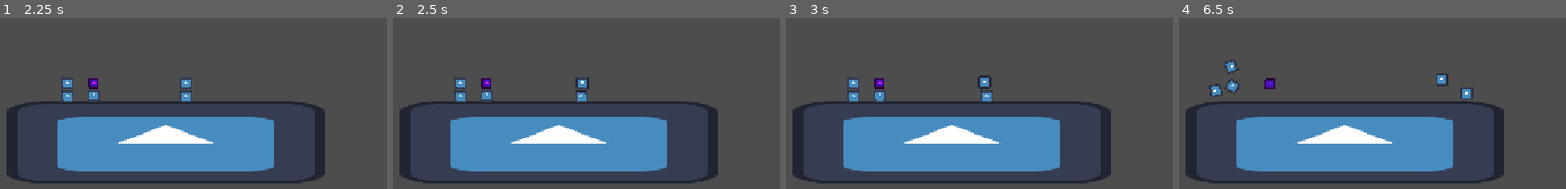
Above: before the commit, frames 1-4 (left to right).
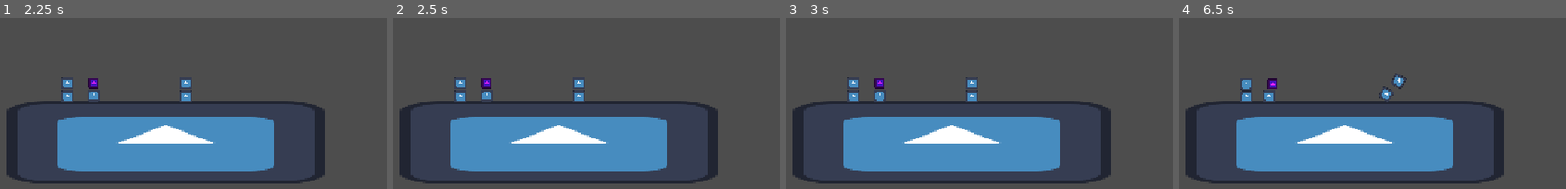
Above: after the commit, the same moments.

Repository: SwizzCheese/UTGameJam2026
Game: Godot game, scene res://zoey_test.tscn
Two runs of this game, one before a commit and one after it. Both use one fixed random seed, a clock stepped at 60 frames per second and the inputs below. This scene is started directly instead of the project's main scene. The engine's default icon, where the game draws it, is replaced by a stand-in: a white triangle on a blue panel in a dark square.
Inputs:
- Up to frame 1 (2.25 s): tap Enter at 0.5, 2 s; hold O (add_heart) 0.53-1.28 s; hold Right (right) 0.53-2.03 s; tap Up (up) at 0.77, 1.52 s; tap Space at 1.25 s; tap C (change_spell) at 1.35 s; hold Left (left) from 2.03 s (still down); hold Q (removehart) from 2.03 s (still down)
- Up to frame 2 (2.5 s): keep holding Left (left); keep holding Q (removehart)
- Up to frame 3 (3 s): keep holding Left (left); tap Space at 2.75 s; release Q (removehart) at 2.78 s; tap X (spell) at 2.85 s
- Up to frame 4 (6.5 s): tap Up (up) at 3.02, 3.77, 4.52, 6.02 s; tap Z (throw_bomb) at 3.6 s; release Left (left) at 4.28 s; hold Right (right) from 4.28 s (still down); tap O (add_heart) at 4.35 s; tap C (change_spell) at 5.1 s; tap Q (removehart) at 5.85 s

Frame 1 is identical in both runs. In frame 2, 0.2% of the frame differs, in the area x 46-51%, y 34-50%; in frame 3, 0.6%; in frame 4, 1.5%, in the area x 7-77%, y 23-50%.

Commit message:
Materials work with bomb
Materials work with bomb, need to fix up radiuses and sync times though

Diff:
--- a/Scenes/explosion_base.tscn
+++ b/Scenes/explosion_base.tscn
@@ -1,13 +1,14 @@
 [gd_scene format=3 uid="uid://bclqrx1knslno"]
 
 [ext_resource type="Script" uid="uid://bka6ibjfvjq06" path="res://Scripts/explosion.gd" id="1_3ky1t"]
+[ext_resource type="PackedScene" uid="uid://ttha2jxbh3it" path="res://Scenes/bomb_particles.tscn" id="2_g6j8h"]
 
 [sub_resource type="CircleShape2D" id="CircleShape2D_a801j"]
 radius = 1.0
 
 [node name="ExplosionBase" type="Node2D" unique_id=61808947 groups=["PushableBodies"]]
 script = ExtResource("1_3ky1t")
-max_radius = 50.0
+max_radius = 200.0
 max_power = 100
 min_power = 20
 max_push = 150.0
@@ -21,3 +22,5 @@
 [node name="Tweens" type="Node2D" parent="." unique_id=128636845]
 
 [node name="Timer" type="Timer" parent="." unique_id=1709725131]
+
+[node name="BombParticles" parent="." unique_id=685245192 instance=ExtResource("2_g6j8h")]
--- a/Scripts/bomb.gd
+++ b/Scripts/bomb.gd
@@ -5,7 +5,9 @@
 @export var direction : int = 1
 @export var time:float = 3
 
+var type:int = 0 #1 for fire, 2 for water, 3 - earth, 4 - air
 var initial_velocity : Vector2 = Vector2(300,-250)
+var base_damage:int = 1
 
 signal thrown
 signal exploded(int, Vector2) #type, global_pos
@@ -36,5 +38,5 @@
 func explode() -> void:
 	#explode
 	#print("bomb exploded")
-	exploded.emit(0, global_position)
+	exploded.emit(1, global_position)
 	queue_free()
--- a/Scripts/entity_root.gd
+++ b/Scripts/entity_root.gd
@@ -14,4 +14,5 @@
 	var explosion_instance = explosion_load.instantiate()
 	explosion_instance.global_position = global_pos
 	effect_root.add_effect(explosion_instance)
+	explosion_instance.receive_bomb_type(type)
 	print("HI, bomb exploded (entity root)")
--- a/Scripts/explosion.gd
+++ b/Scripts/explosion.gd
@@ -1,7 +1,7 @@
 class_name ExplosionBase extends Node2D
 
-@export var time:float  = .5#time it takes for explosion to reach max/min values
-
+@export var time:float  = 1 #time it takes for explosion to reach max/min values
+var type: int
 
 @export var max_radius:float #maximum radius of blast
 var current_radius:float = 0
@@ -18,6 +18,9 @@
 
 @onready var Explosion_Collision: CollisionShape2D = $ExplosionArea/Explosion_Collision
 @onready var timer: Timer = $Timer
+@onready var bomb_particles: GPUParticles2D = $BombParticles
+
+
 
 #TWEENS
 var radius_tween:Tween
@@ -30,6 +33,7 @@
 	current_power = max_power
 	current_push = max_push
 	$ExplosionArea.body_entered.connect(on_entered)
+	$ExplosionArea.area_entered.connect(damage)
 
 	#timer
 	timer.wait_time = time
@@ -64,3 +68,31 @@
 
 func timer_timout() -> void:
 	queue_free()
+
+#receives the bomb type and assigns correct material to BombParticles
+func receive_bomb_type(bomb_type:int) -> void:
+	var path:String = "res://Materials/BombMaterials/"
+	if bomb_type == 1:
+		bomb_particles.process_material = load(path +"FireBombMaterial.tres")
+	elif bomb_type ==2:
+		bomb_particles.process_material = load(path +"WaterBombMaterial.tres")
+	elif bomb_type ==3:
+		bomb_particles.process_material = load(path +"PlantBombMaterial.tres")
+	elif bomb_type ==4:
+		bomb_particles.process_material = load(path +"AirBombMaterial.tres")
+	print(str(bomb_particles.process_material))
+	bomb_particles.emitting = true
+	print("type material correctly loaded (explosion_base)")
+
+func damage(body:Node2D) -> void:
+	if body.has_method("damaged"):
+		var damage_array:Array[int] = [1, 0, 0, 0, 0]
+		if type ==1:
+			damage_array== [1, 1, 0, 0, 0]
+		elif type ==2:
+			damage_array== [1, 0, 1, 0, 0]
+		elif type ==3:
+			damage_array== [1, 0, 0, 1, 0]
+		elif type ==4:
+			damage_array== [1, 0, 0, 0, 1]
+		body.damaged(damage_array)
